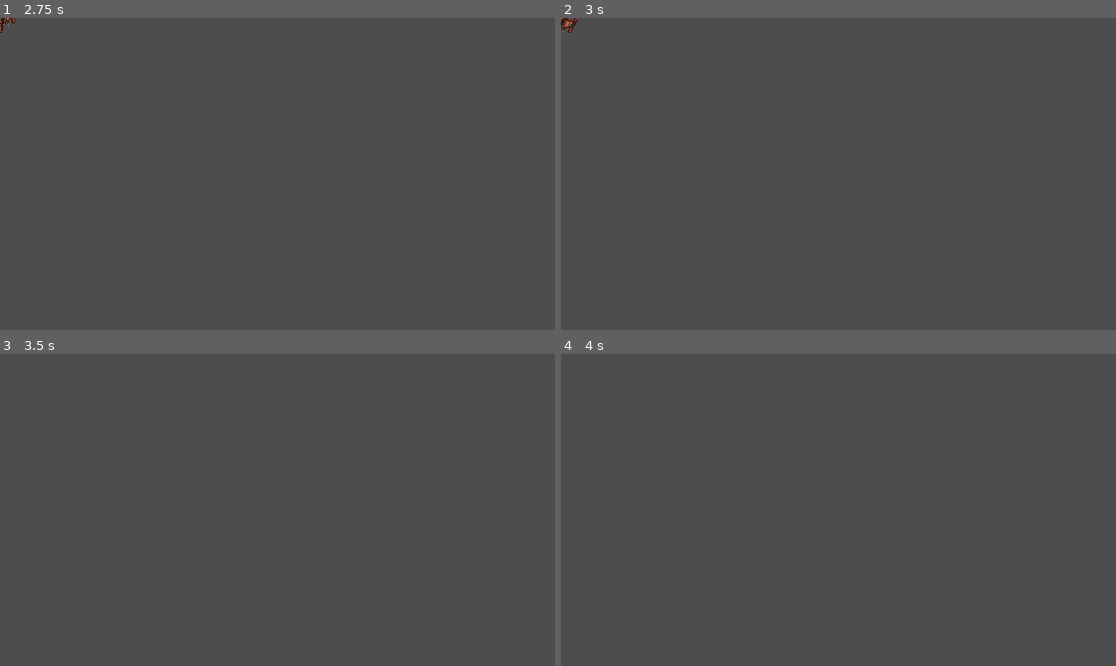
Above: before the commit, frames 1-4 (two rows, left to right).
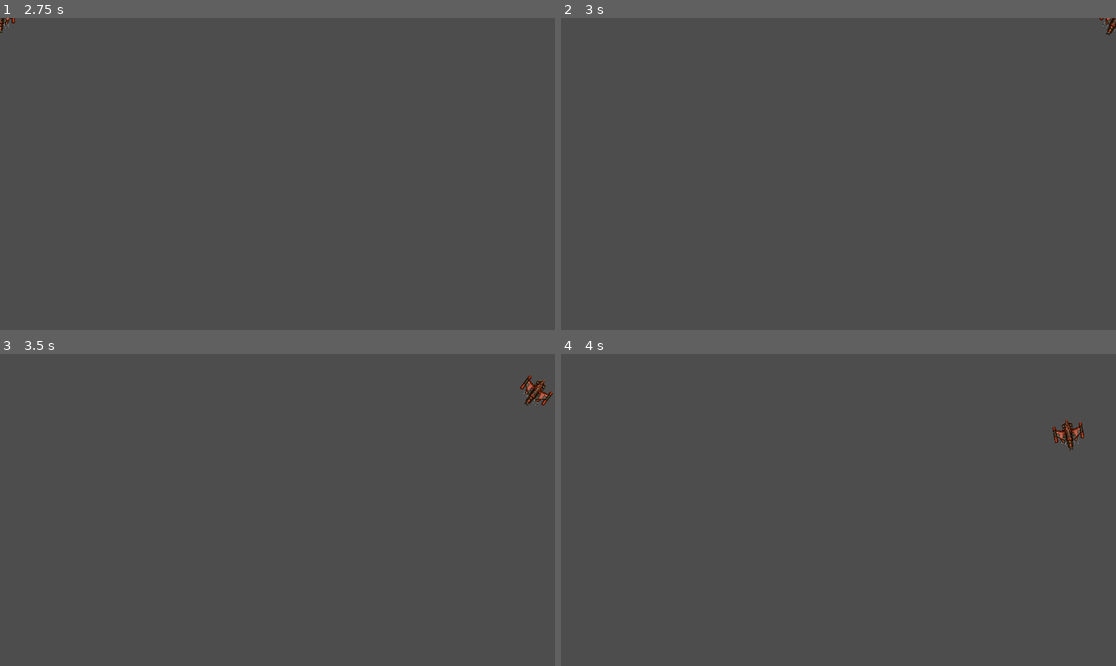
Above: after the commit, the same moments.

Repository: evgenicode/asteroids-2d-arcade
Game: Godot game, scene res://player/player.tscn
Two runs of this game, one before a commit and one after it. Both use one fixed random seed, a clock stepped at 60 frames per second and the inputs below.
Inputs:
- Up to frame 1 (2.75 s): tap Enter at 0.5 s; hold D (rotate_right) 0.53-1.28 s; tap Space at 1.25 s; hold A (rotate_left) 1.28-2.03 s; hold D (rotate_right) from 2.03 s (still down)
- Up to frame 2 (3 s): tap Enter at 2.75 s; release D (rotate_right) at 2.78 s; hold W (thrust) from 2.78 s (still down)
- Up to frame 3 (3.5 s): keep holding W (thrust)
- Up to frame 4 (4 s): release W (thrust) at 3.53 s; hold A (rotate_left) from 3.53 s (still down)

Frame 1 is identical in both runs. In frame 2, 0.2% of the frame differs, in the area x 0-100%, y 0-6%; in frame 3, 0.3%, in the area x 93-100%, y 6-17%; in frame 4, 0.3%.

Commit message:
add screen wrap

Diff:
--- a/player/player.gd
+++ b/player/player.gd
@@ -4,12 +4,20 @@
 @export var spin_power = 8000
 var thrust = Vector2.ZERO
 var rotation_dir = 0
+var screensize = Vector2.ZERO
 
 enum {INIT, ALIVE, INVULNERABLE, DEAD}
 var state = INIT
 
 func _ready():
 	change_state(ALIVE)
+	screensize = get_viewport_rect().size
+
+func _integrate_forces(physics_state):
+	var xform = physics_state.transform
+	xform.origin.x = wrapf(xform.origin.x, 0, screensize.x)
+	xform.origin.y = wrapf(xform.origin.y, 0, screensize.y)
+	physics_state.transform = xform
 
 func change_state(new_state):
 	match new_state:
